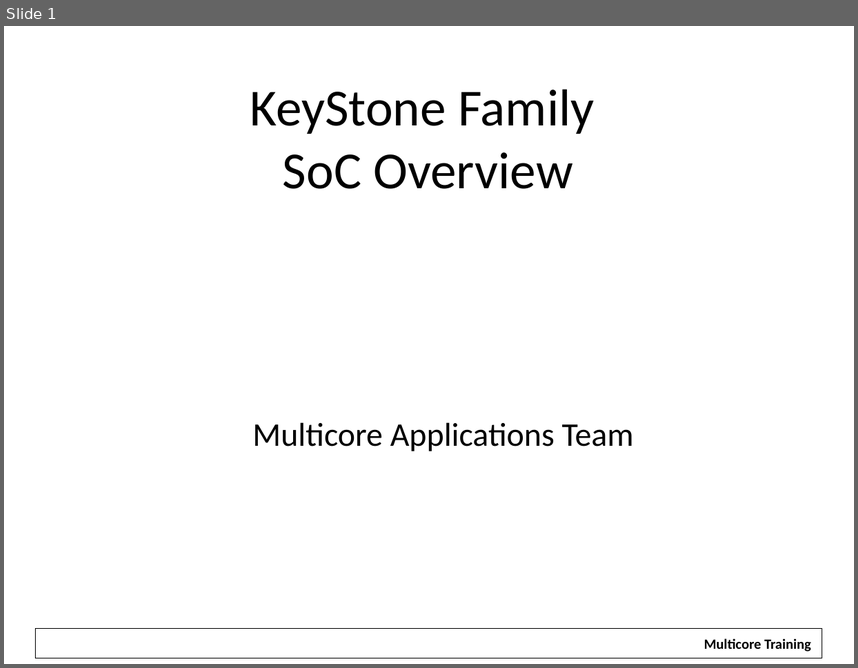
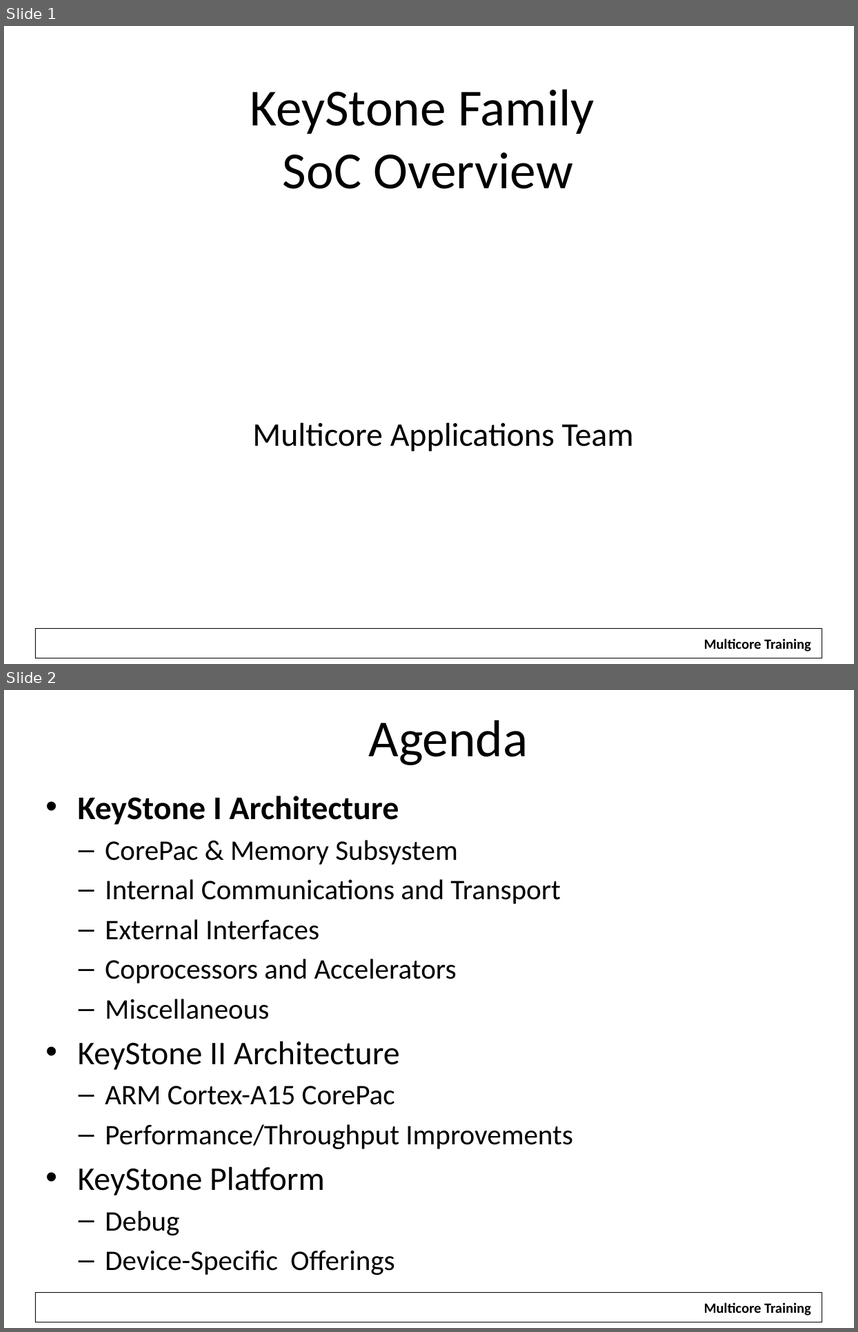
Before and after one commit to hari1989/keystone-workshop, a slide deck: preliminary/Working/presentations/KeyStone SoC Overview.pptx. Shown one above the other, each under a label of ours: slide 1 before the commit, slides 1 and 2 after it. The pictures are 858x668 and 858x1332 pixels, drawn with LibreOffice and Linux fonts; fonts in the diff are those of the drawing; background and template pictures are left out. Boxes give left, top, right and bottom in pixels: in the first picture for what was removed or moved away, otherwise in the second. Text is boxed around its words. In the diff, an @@ line names an element or a change of style, - is before the commit and + after.

```diff
--- a/preliminary/Working/presentations/KeyStone SoC Overview.pptx
+++ b/preliminary/Working/presentations/KeyStone SoC Overview.pptx
@@ slide 2 added at box(4, 690, 854, 1328), background #FFFFFF; not listed: 2 template elements that a slide beside it also shows @@
@@ title added at box(369, 720, 528, 765), 44 pt, text #000000 @@
+Agenda
@@ text added at box(78, 796, 573, 1274), 24 pt, text #000000 @@
+• KeyStone I Architecture
+  – CorePac & Memory Subsystem
+  – Internal Communications and Transport
+  – External Interfaces
+  – Coprocessors and Accelerators
+  – Miscellaneous
+• KeyStone II Architecture
+  – ARM Cortex-A15 CorePac
+  – Performance/Throughput Improvements
+• KeyStone Platform
+  – Debug
+  – Device-Specific Offerings
```
Also in this commit, not shown: 9 slides changed.
